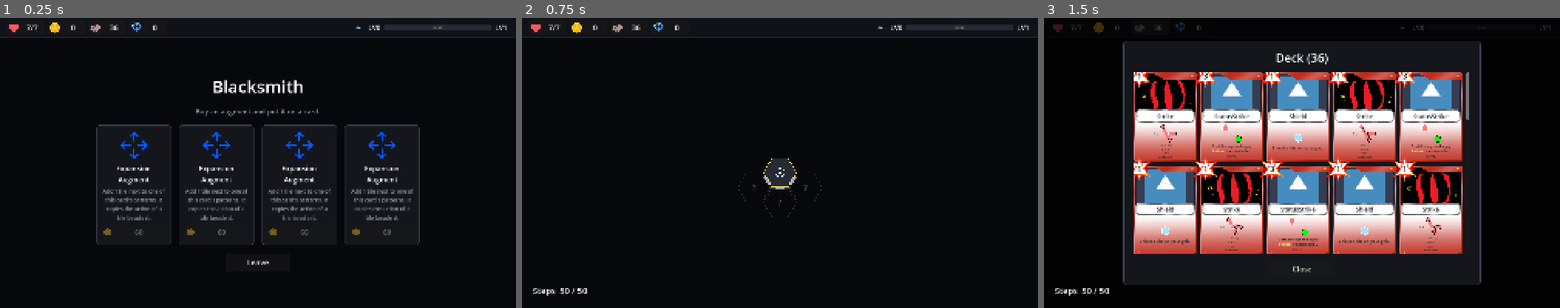
Above: before the commit, frames 1-3 (left to right).
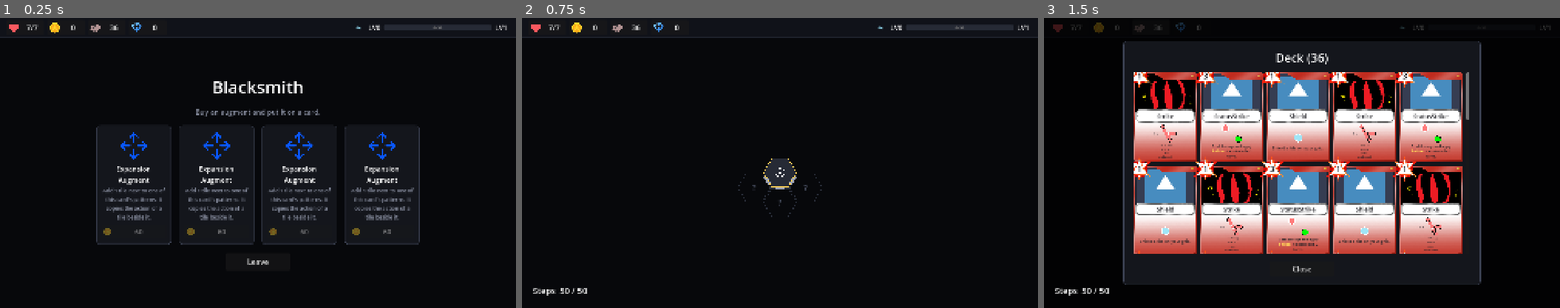
Above: after the commit, the same moments.

Repository: himaiayas/hex-sts
Game: Godot game, scene res://scenes/rooms/blacksmith.tscn
Same seed, same stepped clock (60 frames per second), same inputs: the game is played once before the commit and once after it. This scene is started directly instead of the project's main scene. The engine's default icon, where the game draws it, is replaced by a stand-in: a white triangle on a blue panel in a dark square.
Inputs:
- Up to frame 1 (0.25 s): no input
- Up to frame 2 (0.75 s): click "Leave" at 0.5 s
- Up to frame 3 (1.5 s): click "36" at 1.25 s

The runs differ from the first frame. In frame 1, 2.5% of the frame differs, in the area x 19-81%, y 21-86%; in frame 2, nothing differs; in frame 3, nothing differs.

Commit message:
feat: merchant room

Diff:
--- /dev/null
+++ b/scenes/rooms/merchant.tscn
@@ -0,0 +1,76 @@
+[gd_scene format=3]
+
+[ext_resource type="Script" path="res://scripts/rooms/merchant_room.gd" id="1_room"]
+[ext_resource type="PackedScene" path="res://scenes/ui/top_bar.tscn" id="2_topbar"]
+
+[node name="Merchant" type="Control"]
+layout_mode = 3
+anchors_preset = 15
+anchor_right = 1.0
+anchor_bottom = 1.0
+grow_horizontal = 2
+grow_vertical = 2
+script = ExtResource("1_room")
+
+[node name="Background" type="ColorRect" parent="."]
+layout_mode = 1
+anchors_preset = 15
+anchor_right = 1.0
+anchor_bottom = 1.0
+grow_horizontal = 2
+grow_vertical = 2
+mouse_filter = 2
+color = Color(0.027451, 0.0313726, 0.0431373, 1)
+
+[node name="Center" type="CenterContainer" parent="."]
+layout_mode = 1
+anchors_preset = 15
+anchor_right = 1.0
+anchor_bottom = 1.0
+offset_top = 72.0
+grow_horizontal = 2
+grow_vertical = 2
+mouse_filter = 2
+
+[node name="Box" type="VBoxContainer" parent="Center"]
+layout_mode = 2
+theme_override_constants/separation = 20
+
+[node name="Title" type="Label" parent="Center/Box"]
+layout_mode = 2
+theme_override_font_sizes/font_size = 48
+text = "Merchant"
+horizontal_alignment = 1
+
+[node name="Hint" type="Label" parent="Center/Box"]
+unique_name_in_owner = true
+modulate = Color(0.552941, 0.576471, 0.647059, 1)
+layout_mode = 2
+theme_override_font_sizes/font_size = 26
+text = "Buy cards and artifacts."
+horizontal_alignment = 1
+
+[node name="CardOffers" type="HBoxContainer" parent="Center/Box"]
+unique_name_in_owner = true
+layout_mode = 2
+theme_override_constants/separation = 28
+alignment = 1
+
+[node name="ArtifactOffers" type="HBoxContainer" parent="Center/Box"]
+unique_name_in_owner = true
+layout_mode = 2
+theme_override_constants/separation = 28
+alignment = 1
+
+[node name="LeaveButton" type="Button" parent="Center/Box"]
+custom_minimum_size = Vector2(240, 64)
+layout_mode = 2
+size_flags_horizontal = 4
+theme_override_font_sizes/font_size = 28
+text = "Leave"
+
+[node name="TopBar" parent="." instance=ExtResource("2_topbar")]
+unique_name_in_owner = true
+layout_mode = 1
+
+[connection signal="pressed" from="Center/Box/LeaveButton" to="." method="_on_leave_pressed"]
--- a/scripts/artifacts/artifact_pool.gd
+++ b/scripts/artifacts/artifact_pool.gd
@@ -36,3 +36,16 @@
 		if roll <= 0:
 			return by_rarity[rarity].pick_random()
 	return null
+
+
+## Up to count different artifacts the player doesn't own; fewer if the pool runs out.
+static func random_artifacts(count: int, owned: Array[BaseArtifact]) -> Array[BaseArtifact]:
+	var result: Array[BaseArtifact] = []
+	var taken := owned.duplicate()
+	for i in count:
+		var artifact := random_artifact(taken)
+		if artifact == null:
+			break
+		result.append(artifact)
+		taken.append(artifact)
+	return result
--- a/scripts/combat/combat_scene.gd
+++ b/scripts/combat/combat_scene.gd
@@ -33,6 +33,7 @@
 
 @onready var _top_bar: TopBar = %TopBar
 @onready var _floor_background: TextureRect = %FloorBackground
+var _hover_info := HoverInfo.new()  # keywords of cards in the pile viewer and card rewards
 @onready var _status_label: Label = %StatusLabel
 @onready var _hint_label: Label = %HintLabel
 @onready var _player_view: HealthGridView = %PlayerGrid
@@ -69,6 +70,8 @@
 	if RunState.deck.is_empty():
 		RunState.start_new_run()
 	_floor_background.texture = RunState.combat_background()
+	_hover_info.is_blocked = _top_bar.is_modal_open
+	add_child(_hover_info)
 	combat = RunState.start_combat()
 	for enemy in _enemies_for(_room_type()):
 		combat.enemies.append(enemy)
@@ -540,6 +543,7 @@
 	_pile_confirm_button.visible = picking
 	_pile_confirm_button.disabled = picking and _picks.size() < _pick_count()
 	_close_pile_button.text = "Cancel" if picking else "Close"
+	_hover_info.clear()
 	for child in _pile_grid.get_children():
 		child.queue_free()
 	var shown := cards.duplicate()
@@ -557,6 +561,7 @@
 				style.border_color = HandView.COLOR_PICKED
 				style.set_border_width_all(6)
 		_pile_grid.add_child(slot)
+		_hover_info.add_card(slot, card, _pile_grid.get_parent())
 	if shown.is_empty():
 		var empty := Label.new()
 		empty.text = "Empty"
@@ -631,6 +636,7 @@
 
 
 func _on_card_reward_pressed() -> void:
+	_hover_info.clear()
 	for child in _card_choices.get_children():
 		child.queue_free()
 	for card in _rewards.cards:
@@ -638,6 +644,7 @@
 		var panel: Control = slot.get_child(0).get_node("Panel")
 		panel.gui_input.connect(_on_reward_card_input.bind(card))
 		_card_choices.add_child(slot)
+		_hover_info.add_card(slot, card)
 	_card_choice_panel.show()
 
 
--- a/scripts/map/map_room.gd
+++ b/scripts/map/map_room.gd
@@ -9,7 +9,7 @@
 	Enum.RoomType.ELITE_COMBAT: "res://scenes/combat.tscn",
 	Enum.RoomType.BOSS_COMBAT: "res://scenes/combat.tscn",
 	Enum.RoomType.CAMPFIRE: "res://scenes/rooms/campfire.tscn",
-	Enum.RoomType.CARD_SHOP: "res://scenes/rooms/shop.tscn",
+	Enum.RoomType.MERCHANT: "res://scenes/rooms/merchant.tscn",
 	Enum.RoomType.BLACKSMITH: "res://scenes/rooms/blacksmith.tscn",
 	Enum.RoomType.TREASURE: "res://scenes/rooms/treasure.tscn",
 	Enum.RoomType.EVENT: "res://scenes/rooms/event.tscn",
@@ -21,7 +21,7 @@
 	Enum.RoomType.ELITE_COMBAT: "Elite",
 	Enum.RoomType.BOSS_COMBAT: "Boss",
 	Enum.RoomType.CAMPFIRE: "Campfire",
-	Enum.RoomType.CARD_SHOP: "Card Shop",
+	Enum.RoomType.MERCHANT: "Merchant",
 	Enum.RoomType.BLACKSMITH: "Blacksmith",
 	Enum.RoomType.TREASURE: "Treasure",
 	Enum.RoomType.EVENT: "Event",
--- a/scripts/map/map_state.gd
+++ b/scripts/map/map_state.gd
@@ -15,7 +15,7 @@
 	Enum.RoomType.ELITE_COMBAT: 10,
 	Enum.RoomType.BOSS_COMBAT: 0, # not drafted; reserved for the end of the floor
 	Enum.RoomType.CAMPFIRE: 10,
-	Enum.RoomType.CARD_SHOP: 10,
+	Enum.RoomType.MERCHANT: 10,
 	Enum.RoomType.BLACKSMITH: 10,
 	Enum.RoomType.TREASURE: 10,
 	Enum.RoomType.EVENT: 20,
--- a/scripts/map/room_draw.gd
+++ b/scripts/map/room_draw.gd
@@ -16,7 +16,7 @@
 	Enum.RoomType.NORMAL_COMBAT: preload("res://assets/icons/room_normal_combat.png"),
 	Enum.RoomType.ELITE_COMBAT: preload("res://assets/icons/room_elite_combat.png"),
 	Enum.RoomType.CAMPFIRE: preload("res://assets/icons/room_campfire.png"),
-	Enum.RoomType.CARD_SHOP: preload("res://assets/icons/room_merchant.png"),
+	Enum.RoomType.MERCHANT: preload("res://assets/icons/room_merchant.png"),
 	Enum.RoomType.BLACKSMITH: preload("res://assets/icons/room_blacksmith.png"),
 	Enum.RoomType.TREASURE: preload("res://assets/icons/room_treasure.png"),
 	Enum.RoomType.EVENT: preload("res://assets/icons/room_event.png"),
--- a/scripts/rooms/blacksmith_room.gd
+++ b/scripts/rooms/blacksmith_room.gd
@@ -6,7 +6,6 @@
 const OFFER_COUNT := 4
 const OFFER_SIZE := Vector2(280, 380)
 const ICON_SIZE := 112.0
-const COIN := preload("res://assets/icons/coin.png")
 
 @onready var _top_bar: TopBar = %TopBar
 @onready var _hint: Label = %Hint
@@ -36,62 +35,10 @@
 
 
 func _make_offer(augment: BaseAugment) -> Control:
-	var style := StyleBoxFlat.new()
-	style.bg_color = Color(0.0784314, 0.0862745, 0.109804)
-	style.border_color = Color(0.231373, 0.254902, 0.321569)
-	style.set_border_width_all(2)
-	style.set_corner_radius_all(12)
-	style.set_content_margin_all(20)
-	var panel := PanelContainer.new()
-	panel.custom_minimum_size = OFFER_SIZE
-	panel.add_theme_stylebox_override("panel", style)
-	var box := VBoxContainer.new()
-	box.add_theme_constant_override("separation", 12)
-	panel.add_child(box)
-
-	var icon := TextureRect.new()
-	icon.texture = augment.icon
-	icon.custom_minimum_size = Vector2(ICON_SIZE, ICON_SIZE)
-	icon.expand_mode = TextureRect.EXPAND_IGNORE_SIZE
-	icon.stretch_mode = TextureRect.STRETCH_KEEP_ASPECT_CENTERED
-	box.add_child(icon)
-	var title := Label.new()
-	title.text = augment.name
-	title.horizontal_alignment = HORIZONTAL_ALIGNMENT_CENTER
-	title.autowrap_mode = TextServer.AUTOWRAP_WORD_SMART
-	title.add_theme_font_size_override("font_size", 26)
-	box.add_child(title)
-	var description := Label.new()
-	description.text = augment.description
-	description.horizontal_alignment = HORIZONTAL_ALIGNMENT_CENTER
-	description.autowrap_mode = TextServer.AUTOWRAP_WORD_SMART
-	description.size_flags_vertical = Control.SIZE_EXPAND_FILL
-	description.modulate = Color(0.552941, 0.576471, 0.647059)
-	description.add_theme_font_size_override("font_size", 20)
-	box.add_child(description)
-
-	var buy := Button.new()
-	buy.custom_minimum_size = Vector2(0, 56)
-	buy.add_theme_font_size_override("font_size", 26)
-	buy.icon = COIN
-	buy.expand_icon = true
-	buy.add_theme_constant_override("icon_max_width", 32)
-	if augment in _sold:
-		buy.text = "Sold"
-		buy.icon = null
-		buy.disabled = true
-		panel.modulate = Color(1, 1, 1, 0.45)
-	else:
-		buy.text = str(augment.price)
-		var fits := RunState.deck.any(func(card: BaseCard) -> bool: return augment.can_apply(card))
-		buy.disabled = RunState.gold < augment.price or not fits
-		if not fits:
-			buy.tooltip_text = "No card in your deck can take this."
-		elif RunState.gold < augment.price:
-			buy.tooltip_text = "Not enough coins."
-		buy.pressed.connect(_on_buy_pressed.bind(augment))
-	box.add_child(buy)
-	return panel
+	var fits := RunState.deck.any(func(card: BaseCard) -> bool: return augment.can_apply(card))
+	var info := ShopOffer.make_info_column(augment.icon, ICON_SIZE, augment.name, augment.description)
+	return ShopOffer.make(OFFER_SIZE, info, augment.price, augment in _sold, _on_buy_pressed.bind(augment),
+		"" if fits else "No card in your deck can take this.")
 
 
 func _on_buy_pressed(augment: BaseAugment) -> void:
--- /dev/null
+++ b/scripts/rooms/merchant_room.gd
@@ -0,0 +1,96 @@
+extends Control
+
+## Merchant: CARD_COUNT random cards and ARTIFACT_COUNT random artifacts, bought with coins.
+## Prices depend on rarity; tune them here.
+
+const RenderCard := preload("res://scripts/cards/render_card.gd")
+
+const CARD_COUNT := 6
+const ARTIFACT_COUNT := 3
+const ARTIFACT_OFFER_SIZE := Vector2(360, 0)
+const ARTIFACT_ICON_SIZE := 96.0
+
+const CARD_PRICES := {
+	Enum.CardRarity.COMMON: 30,
+	Enum.CardRarity.UNCOMMON: 45,
+	Enum.CardRarity.RARE: 70,
+	Enum.CardRarity.LEGENDARY: 110,
+}
+const ARTIFACT_PRICES := {
+	Enum.ArtifactRarity.COMMON: 60,
+	Enum.ArtifactRarity.UNCOMMON: 90,
+	Enum.ArtifactRarity.RARE: 140,
+	Enum.ArtifactRarity.LEGENDARY: 220,
+}
+
+@onready var _top_bar: TopBar = %TopBar
+@onready var _hint: Label = %Hint
+@onready var _card_offers: HBoxContainer = %CardOffers
+@onready var _artifact_offers: HBoxContainer = %ArtifactOffers
+
+var _cards: Array[BaseCard] = []
+var _artifacts: Array[BaseArtifact] = []
+var _sold: Array[Resource] = []
+var _hover_info := HoverInfo.new()
+
+
+func _ready() -> void:
+	if RunState.deck.is_empty():
+		RunState.start_new_run()
+	_hover_info.is_blocked = _top_bar.is_modal_open
+	add_child(_hover_info)
+	_cards = CardPool.random_cards(CARD_COUNT)
+	_artifacts = ArtifactPool.random_artifacts(ARTIFACT_COUNT, RunState.artifacts)
+	_refresh()
+
+
+func _refresh() -> void:
+	_hover_info.clear()
+	for row in [_card_offers, _artifact_offers]:
+		for child in row.get_children():
+			row.remove_child(child)
+			child.queue_free()
+	for card in _cards:
+		var card_offer := ShopOffer.make(RenderCard.CARD_SIZE, _make_card_slot(card), CARD_PRICES[card.rarity],
+			card in _sold, _on_card_bought.bind(card))
+		_hover_info.add_card(card_offer, card)
+		_card_offers.add_child(card_offer)
+	for artifact in _artifacts:
+		var info := ShopOffer.make_name_row(artifact.image, ARTIFACT_ICON_SIZE, artifact.name)
+		var offer := ShopOffer.make(ARTIFACT_OFFER_SIZE, info, ARTIFACT_PRICES[artifact.rarity],
+			artifact in _sold, _on_artifact_bought.bind(artifact))
+		_hover_info.add(offer, [[artifact.name, artifact.description]], true)
+		_artifact_offers.add_child(offer)
+	_top_bar.refresh()
+
+
+func _make_card_slot(card: BaseCard) -> Control:
+	var slot := Control.new()
+	slot.custom_minimum_size = RenderCard.CARD_SIZE
+	slot.mouse_filter = Control.MOUSE_FILTER_IGNORE
+	var view := RenderCard.create_card(card)
+	view.get_node("Panel").mouse_filter = Control.MOUSE_FILTER_IGNORE
+	slot.add_child(view)
+	return slot
+
+
+func _on_card_bought(card: BaseCard) -> void:
+	RunState.gold -= CARD_PRICES[card.rarity]
+	RunState.deck.append(card)
+	_sell(card, "%s added to your deck." % card.card_name)
+
+
+func _on_artifact_bought(artifact: BaseArtifact) -> void:
+	RunState.gold -= ARTIFACT_PRICES[artifact.rarity]
+	RunState.artifacts.append(artifact)
+	_sell(artifact, "You got %s." % artifact.name)
+
+
+func _sell(item: Resource, message: String) -> void:
+	_sold.append(item)
+	_hint.text = message
+	_refresh.call_deferred()  # the pressed button is still handling its click
+
+
+func _on_leave_pressed() -> void:
+	RunState.leave_room()
--- /dev/null
+++ b/scripts/rooms/shop_offer.gd
@@ -0,0 +1,105 @@
+class_name ShopOffer
+
+## The look of one item for sale, shared by the Blacksmith and the Merchant:
+## a dark panel holding the item, with a coin price button below it.
+
+const COIN := preload("res://assets/icons/coin.png")
+const COLOR_BG := Color(0.0784314, 0.0862745, 0.109804)
+const COLOR_BORDER := Color(0.231373, 0.254902, 0.321569)
+const COLOR_TEXT_DIM := Color(0.552941, 0.576471, 0.647059)
+const COLOR_SOLD := Color(1, 1, 1, 0.45)
+
+
+## problem: why it can't be bought, besides coins (shown on hover). Empty if nothing stops it.
+static func make(offer_size: Vector2, content: Control, price: int, sold: bool, on_buy: Callable,
+		problem := "") -> PanelContainer:
+	var style := StyleBoxFlat.new()
+	style.bg_color = COLOR_BG
+	style.border_color = COLOR_BORDER
+	style.set_border_width_all(2)
+	style.set_corner_radius_all(12)
+	style.set_content_margin_all(20)
+	var panel := PanelContainer.new()
+	panel.custom_minimum_size = offer_size
+	panel.add_theme_stylebox_override("panel", style)
+	var box := VBoxContainer.new()
+	box.add_theme_constant_override("separation", 12)
+	panel.add_child(box)
+	content.size_flags_vertical = Control.SIZE_EXPAND_FILL
+	box.add_child(content)
+
+	var buy := Button.new()
+	buy.custom_minimum_size = Vector2(0, 56)
+	buy.add_theme_font_size_override("font_size", 26)
+	if sold:
+		buy.text = "Sold"
+		buy.disabled = true
+		panel.modulate = COLOR_SOLD
+	else:
+		buy.text = str(price)
+		buy.icon = COIN
+		buy.expand_icon = true
+		buy.add_theme_constant_override("icon_max_width", 32)
+		if not problem.is_empty():
+			buy.tooltip_text = problem
+		elif RunState.gold < price:
+			buy.tooltip_text = "Not enough coins."
+		buy.disabled = not buy.tooltip_text.is_empty()
+		buy.pressed.connect(on_buy)
+	box.add_child(buy)
+	return panel
+
+
+## Icon above a centred name and description.
+static func make_info_column(icon: Texture2D, icon_size: float, title: String, description: String) -> Control:
+	var box := VBoxContainer.new()
+	box.add_theme_constant_override("separation", 12)
+	box.add_child(_make_icon(icon, icon_size))
+	box.add_child(_make_text(title, description, HORIZONTAL_ALIGNMENT_CENTER))
+	return box
+
+
+## Icon beside a name, for a shorter panel.
+static func make_name_row(icon: Texture2D, icon_size: float, title: String) -> Control:
+	var box := HBoxContainer.new()
+	box.add_theme_constant_override("separation", 16)
+	box.add_child(_make_icon(icon, icon_size))
+	var title_label := Label.new()
+	title_label.text = title
+	title_label.size_flags_horizontal = Control.SIZE_EXPAND_FILL
+	title_label.size_flags_vertical = Control.SIZE_SHRINK_CENTER
+	title_label.autowrap_mode = TextServer.AUTOWRAP_WORD_SMART
+	title_label.add_theme_font_size_override("font_size", 26)
+	box.add_child(title_label)
+	return box
+
+
+static func _make_icon(texture: Texture2D, icon_size: float) -> TextureRect:
+	var icon := TextureRect.new()
+	icon.texture = texture
+	icon.custom_minimum_size = Vector2(icon_size, icon_size)
+	icon.expand_mode = TextureRect.EXPAND_IGNORE_SIZE
+	icon.stretch_mode = TextureRect.STRETCH_KEEP_ASPECT_CENTERED
+	icon.size_flags_vertical = Control.SIZE_SHRINK_CENTER
+	return icon
+
+
+static func _make_text(title: String, description: String, alignment: HorizontalAlignment) -> Control:
+	var box := VBoxContainer.new()
+	box.size_flags_horizontal = Control.SIZE_EXPAND_FILL
+	box.size_flags_vertical = Control.SIZE_EXPAND_FILL
+	box.add_theme_constant_override("separation", 8)
+	var title_label := Label.new()
+	title_label.text = title
+	title_label.horizontal_alignment = alignment
+	title_label.autowrap_mode = TextServer.AUTOWRAP_WORD_SMART
+	title_label.add_theme_font_size_override("font_size", 26)
+	box.add_child(title_label)
+	var description_label := Label.new()
+	description_label.text = description
+	description_label.horizontal_alignment = alignment
+	description_label.autowrap_mode = TextServer.AUTOWRAP_WORD_SMART
+	description_label.modulate = COLOR_TEXT_DIM
+	description_label.add_theme_font_size_override("font_size", 20)
+	box.add_child(description_label)
+	return box
--- a/scripts/ui/augment_modal.gd
+++ b/scripts/ui/augment_modal.gd
@@ -17,6 +17,7 @@
 var _card: BaseCard = null
 var _action: GridAction = null
 var _tile: BaseActionTile = null  # placed in _action.tiles while previewing; removed if changed
+var _hover_info := HoverInfo.new()  # keywords of the cards shown
 
 @onready var _icon: TextureRect = %AugmentIcon
 @onready var _title: Label = %Title
@@ -30,6 +31,10 @@
 @onready var _preview: Control = %Preview
 @onready var _back_button: Button = %BackButton
 @onready var _confirm_button: Button = %ConfirmButton
+
+
+func _ready() -> void:
+	add_child(_hover_info)
 
 
 func open(_augment: BaseAugment) -> void:
@@ -49,6 +54,7 @@
 	_card_page.show()
 	_edit_page.hide()
 	_back_button.hide()
+	_hover_info.clear()
 	_clear(_card_grid)
 	var any := false
 	for card in RunState.deck:
@@ -64,6 +70,7 @@
 			slot.modulate = COLOR_DIM
 			panel.mouse_filter = Control.MOUSE_FILTER_IGNORE
 		_card_grid.add_child(slot)
+		_hover_info.add_card(slot, card, _card_page)
 	_hint.text = "%s\nChoose a card for it." % augment.description if any \
 		else "No card in your deck can take this augment."
 	_confirm_button.text = "Confirm" if any else "Continue"
@@ -161,6 +168,8 @@
 
 
 func _refresh_preview() -> void:
+	_hover_info.clear()
+	_hover_info.add_card(_preview, _card)
 	_clear(_preview)
 	var view := RenderCard.create_card(_card)
 	view.scale = Vector2(PREVIEW_SCALE, PREVIEW_SCALE)
@@ -179,6 +188,7 @@
 	if _card:
 		_card.augments.append(augment)
 		_tile = null  # keep it: it's part of the card now
+	_hover_info.clear()
 	hide()
 	finished.emit(_card)
 
--- /dev/null
+++ b/scripts/ui/hover_info.gd
@@ -0,0 +1,100 @@
+class_name HoverInfo
+extends CanvasLayer
+
+## Shows InfoPanels while the mouse rests on a registered control: a card's keywords, an
+## artifact's description. Add it as a child, then add()/add_card() what can be hovered.
+## Checks rects every frame rather than mouse_entered/exited: moving onto a button inside the
+## control counts as leaving it, and most card views ignore the mouse.
+
+const RenderCard := preload("res://scripts/cards/render_card.gd")
+const LAYER := 50  # above every modal
+
+## Optional: return true to show nothing (e.g. a modal covers these controls).
+var is_blocked := Callable()
+
+var _targets: Dictionary[Control, Dictionary] = {}  # control -> {entries, above, clip}
+var _box := InfoPanel.make_box()
+var _current: Control = null
+var _timer := 0.0
+
+
+func _ready() -> void:
+	layer = LAYER
+	add_child(_box)
+
+
+## entries: [title, body] of each panel. above: over the control instead of beside it.
+## clip: only hoverable inside this control's rect (the ScrollContainer it scrolls in).
+func add(target: Control, entries: Array, above := false, clip: Control = null) -> void:
+	if not entries.is_empty():
+		_targets[target] = {entries = entries, above = above, clip = clip}
+
+
+func add_card(target: Control, card: BaseCard, clip: Control = null) -> void:
+	add(target, keyword_entries(card), false, clip)
+
+
+## Call before freeing the registered controls.
+func clear() -> void:
+	_hide()
+	_targets.clear()
+
+
+static func keyword_entries(card: BaseCard) -> Array:
+	var entries := []
+	for keyword in RenderCard.keywords_in(card.get_description()):
+		var text := Keywords.describe(keyword)
+		if not text.is_empty():
+			entries.append([keyword, text])
+	return entries
+
+
+func _process(delta: float) -> void:
+	var target := _target_under_mouse()
+	if target != _current:
+		_hide()
+		_current = target
+		_timer = InfoPanel.DELAY
+	if _current == null:
+		return
+	if not _box.visible:
+		_timer -= delta
+		if _timer > 0.0:
+			return
+		for entry in _targets[_current].entries:
+			_box.add_child(InfoPanel.make(entry[0], entry[1]))
+		_box.reset_size()
+		_box.show()
+	# Every frame, because the box only knows its wrapped height after a layout pass.
+	_box.position = _box_position()
+
+
+func _target_under_mouse() -> Control:
+	if is_blocked.is_valid() and is_blocked.call():
+		return null
+	var mouse := get_viewport().get_mouse_position()
+	for target: Control in _targets:
+		if not is_instance_valid(target) or not target.is_visible_in_tree():
+			continue
+		var clip: Control = _targets[target].clip
+		if target.get_global_rect().has_point(mouse) and (clip == null or clip.get_global_rect().has_point(mouse)):
+			return target
+	return null
+
+
+## Beside the control, left of it near the screen edge; or above it. Always on screen.
+func _box_position() -> Vector2:
+	var rect := _current.get_global_rect()
+	var screen := get_viewport().get_visible_rect().size
+	var pos := Vector2(rect.end.x + InfoPanel.GAP, rect.position.y)
+	if _targets[_current].above:
+		pos = Vector2(rect.get_center().x - _box.size.x / 2.0, rect.position.y - _box.size.y - InfoPanel.GAP)
+	elif pos.x + _box.size.x > screen.x:
+		pos.x = rect.position.x - InfoPanel.GAP - _box.size.x
+	return pos.clamp(Vector2.ZERO, (screen - _box.size).max(Vector2.ZERO))
+
+
+func _hide() -> void:
+	_current = null
+	InfoPanel.clear(_box)
+	_box.hide()
--- a/scripts/ui/top_bar.gd
+++ b/scripts/ui/top_bar.gd
@@ -35,12 +35,15 @@
 const NEIGHBORS: Array[Vector2i] = [Vector2i(1, 0), Vector2i(-1, 0), Vector2i(0, 1),
 	Vector2i(0, -1), Vector2i(1, -1), Vector2i(-1, 1)]
 
+var _hover_info := HoverInfo.new()  # keywords of cards in the Deck modal
+
 ## Level-up in progress: a copy of the health grid with the placed tiles, and the artifact on offer.
 var _level_up_health: Dictionary[Vector2i, HealthTile] = {}
 var _level_up_reward: BaseArtifact = null
 
 
 func _ready() -> void:
+	add_child(_hover_info)
 	_close_modals()
 	refresh()
 
@@ -101,6 +104,7 @@
 func _on_deck_pressed() -> void:
 	_close_modals()
 	_deck_title.text = "Deck (%d)" % RunState.deck.size()
+	_hover_info.clear()
 	for child in _deck_grid.get_children():
 		child.queue_free()
 	for card in RunState.deck:
@@ -111,6 +115,7 @@
 		view.get_node("Panel").mouse_filter = Control.MOUSE_FILTER_IGNORE
 		slot.add_child(view)
 		_deck_grid.add_child(slot)
+		_hover_info.add_card(slot, card, _deck_grid.get_parent())
 	_deck_modal.show()
 
 
--- a/scripts/util/enum.gd
+++ b/scripts/util/enum.gd
@@ -33,7 +33,7 @@
 	ELITE_COMBAT,
 	BOSS_COMBAT,
 	CAMPFIRE,
-	CARD_SHOP, # cards and artifacts
+	MERCHANT, # sells cards and artifacts
 	BLACKSMITH, # sells augments
 	TREASURE,
 	EVENT,
Not shown, added: scripts/rooms/merchant_room.gd.uid
Not shown, added: scripts/rooms/shop_offer.gd.uid
Not shown, added: scripts/ui/hover_info.gd.uid
